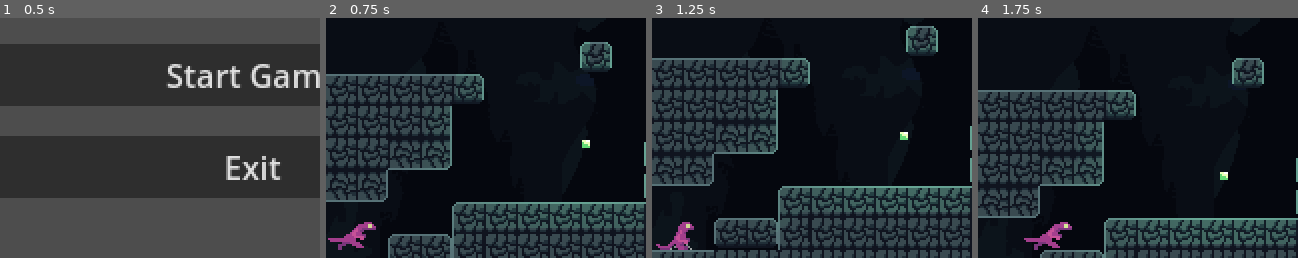
Above: before the commit, frames 1-4 (left to right).
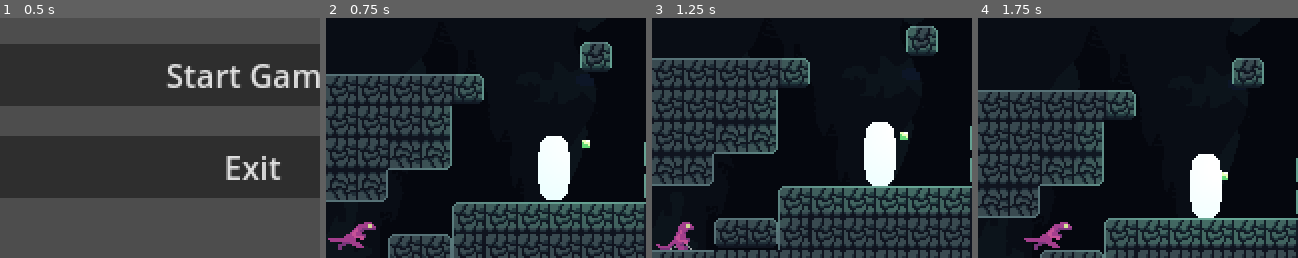
Above: after the commit, the same moments.

Repository: Liakatido/MVM19
Game: Godot game, scene res://scenes/game.tscn
Two runs of this game, one before a commit and one after it. Both use one fixed random seed, a clock stepped at 60 frames per second and the inputs below. Sound files missing from this copy of the repository are replaced by a short silence.
Inputs:
- Up to frame 1 (0.5 s): no input
- Up to frame 2 (0.75 s): click "Start Game" at 0.5 s
- Up to frame 3 (1.25 s): no input
- Up to frame 4 (1.75 s): tap Enter (ui_accept) at 1.25 s; hold Right (right) from 1.28 s (still down); hold X (attack) from 1.28 s (still down); tap Z (jump) at 1.52 s
The pictures show only the part of the screen within x 10-60%, y 28-78%; the shares and areas given below are measured in that part.

Frame 1 is identical in both runs. In frame 2, 2.4% of the frame differs, in the area x 66-77%, y 49-76%; in frame 3, 2.4%; in frame 4, 2.4%.

Commit message:
added base enemy scene

Diff:
--- /dev/null
+++ b/scenes/creatures/enemy.gd
@@ -0,0 +1,29 @@
+extends CharacterBody2D
+
+@onready var hitbox = $Hitbox
+@onready var animations = $BasicAnimations
+
+@export var health = 30
+
+const SPEED = 300.0
+const JUMP_VELOCITY = -400.0
+const GRAVITY = 100.0
+
+func _ready():
+	hitbox.connect("got_hit", get_hit)
+
+func _physics_process(delta):
+	# Add the gravity.
+	if not is_on_floor():
+		velocity.y += GRAVITY * delta
+
+	move_and_slide()
+
+func get_hit(damage):
+	animations.play("hit")
+	health -= damage
+	if health <= 0:
+		get_destroyed()
+
+func get_destroyed():
+	queue_free()
--- /dev/null
+++ b/scenes/creatures/enemy.tscn
@@ -0,0 +1,74 @@
+[gd_scene load_steps=9 format=3 uid="uid://bgj7arkqm4aa6"]
+
+[ext_resource type="Script" path="res://scenes/creatures/enemy.gd" id="1_723ig"]
+[ext_resource type="Texture2D" uid="uid://cr16lv8tcq2u6" path="res://assets/creatures/dummy.png" id="1_cbflf"]
+[ext_resource type="Script" path="res://scenes/player/hitbox.gd" id="3_1xfts"]
+
+[sub_resource type="RectangleShape2D" id="RectangleShape2D_7bw8u"]
+size = Vector2(12, 30)
+
+[sub_resource type="RectangleShape2D" id="RectangleShape2D_8xyia"]
+size = Vector2(16, 32)
+
+[sub_resource type="Animation" id="Animation_xe4uw"]
+resource_name = "hit"
+length = 0.15
+step = 0.05
+tracks/0/type = "value"
+tracks/0/imported = false
+tracks/0/enabled = true
+tracks/0/path = NodePath("Sprite2D:self_modulate")
+tracks/0/interp = 1
+tracks/0/loop_wrap = true
+tracks/0/keys = {
+"times": PackedFloat32Array(0, 0.15),
+"transitions": PackedFloat32Array(1, 2),
+"update": 0,
+"values": [Color(1, 0, 0, 1), Color(1, 1, 1, 1)]
+}
+
+[sub_resource type="Animation" id="Animation_kydi0"]
+length = 0.001
+tracks/0/type = "value"
+tracks/0/imported = false
+tracks/0/enabled = true
+tracks/0/path = NodePath("Sprite2D:self_modulate")
+tracks/0/interp = 1
+tracks/0/loop_wrap = true
+tracks/0/keys = {
+"times": PackedFloat32Array(0),
+"transitions": PackedFloat32Array(1),
+"update": 0,
+"values": [Color(1, 1, 1, 1)]
+}
+
+[sub_resource type="AnimationLibrary" id="AnimationLibrary_k2qqk"]
+_data = {
+"RESET": SubResource("Animation_kydi0"),
+"hit": SubResource("Animation_xe4uw")
+}
+
+[node name="Enemy" type="CharacterBody2D"]
+script = ExtResource("1_723ig")
+
+[node name="Sprite2D" type="Sprite2D" parent="."]
+texture = ExtResource("1_cbflf")
+
+[node name="CollisionShape2D" type="CollisionShape2D" parent="."]
+position = Vector2(0, 1)
+shape = SubResource("RectangleShape2D_7bw8u")
+
+[node name="Hitbox" type="Area2D" parent="."]
+collision_layer = 4
+collision_mask = 4
+monitoring = false
+script = ExtResource("3_1xfts")
+
+[node name="CollisionShape2D" type="CollisionShape2D" parent="Hitbox"]
+shape = SubResource("RectangleShape2D_8xyia")
+debug_color = Color(0.996078, 0, 0.207843, 0.419608)
+
+[node name="BasicAnimations" type="AnimationPlayer" parent="."]
+libraries = {
+"": SubResource("AnimationLibrary_k2qqk")
+}
--- a/scenes/levels/cave/caveSelfLair.tscn
+++ b/scenes/levels/cave/caveSelfLair.tscn
@@ -1,8 +1,9 @@
-[gd_scene load_steps=4 format=3 uid="uid://bd8l3nify8mfu"]
+[gd_scene load_steps=5 format=3 uid="uid://bd8l3nify8mfu"]
 
 [ext_resource type="PackedScene" uid="uid://dy2gbkapxxpro" path="res://scenes/levels/base_level.tscn" id="1_e5lny"]
 [ext_resource type="PackedScene" uid="uid://djgp1w4sb02ty" path="res://scenes/levels/level_gate.tscn" id="2_dfde7"]
 [ext_resource type="PackedScene" uid="uid://euanwexm70yw" path="res://scenes/creatures/lightbug.tscn" id="3_830w8"]
+[ext_resource type="PackedScene" uid="uid://bgj7arkqm4aa6" path="res://scenes/creatures/enemy.tscn" id="4_372i7"]
 
 [node name="caveSelfLair" instance=ExtResource("1_e5lny")]
 
@@ -53,6 +54,9 @@
 [node name="lightbug" parent="." index="2" instance=ExtResource("3_830w8")]
 position = Vector2(164, 177)
 
+[node name="Enemy" parent="." index="3" instance=ExtResource("4_372i7")]
+position = Vector2(147, 189)
+
 [editable path="Gates/LevelGate"]
 [editable path="Gates/LevelGate2"]
 [editable path="Gates/LevelGate3"]
Binary file added: assets/creatures/dummy.aseprite
Binary file added: assets/creatures/dummy.png
Not shown, added: assets/creatures/dummy.png.import
